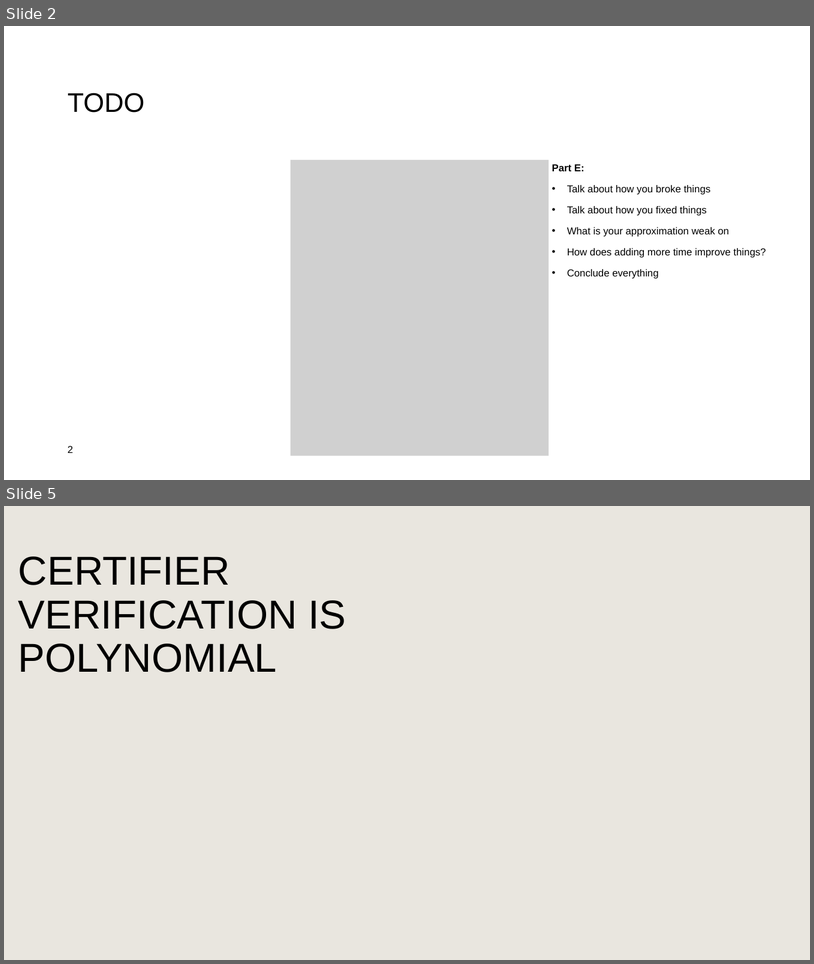
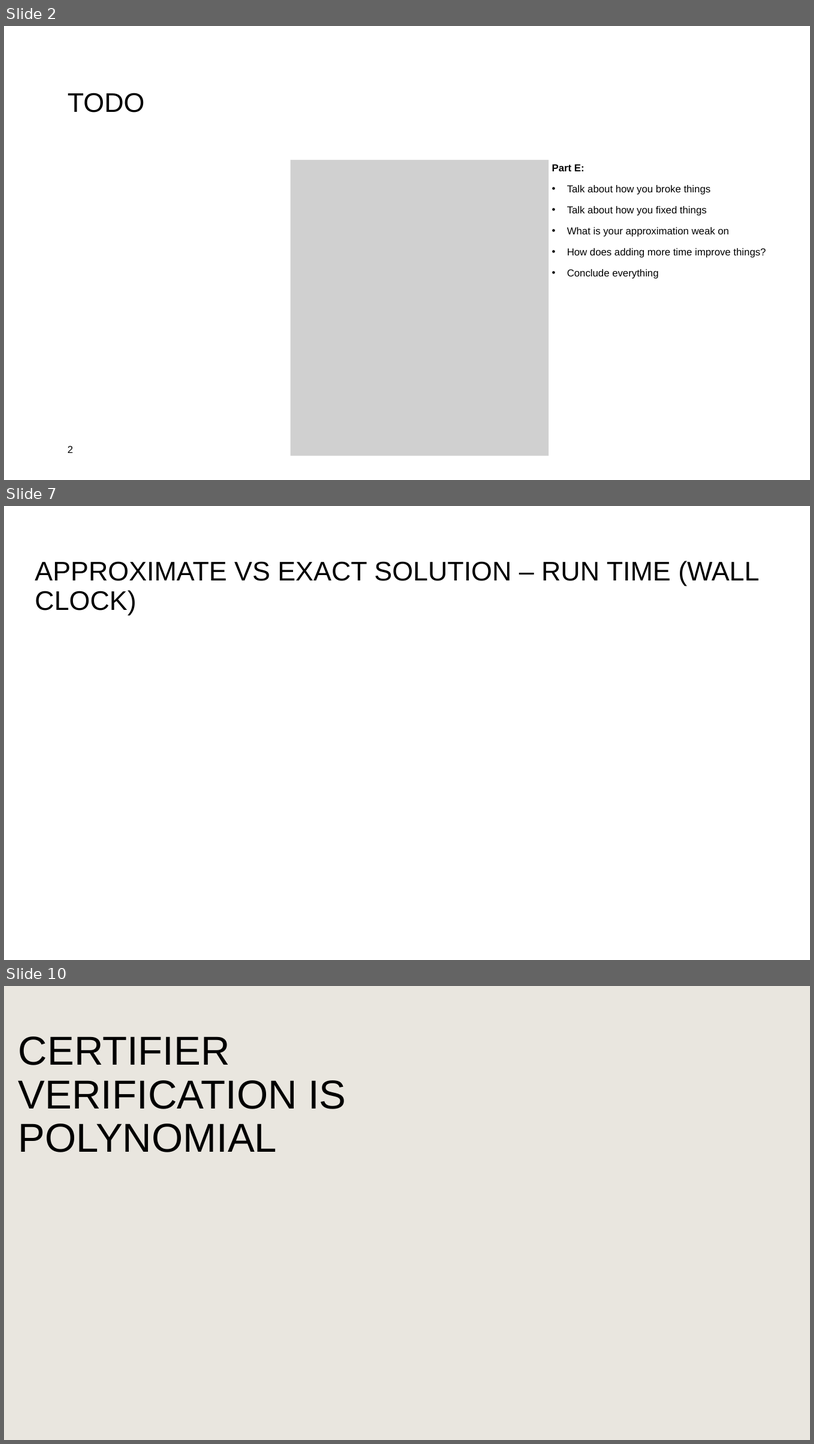
Before and after one commit to PictureOfGray/CS412-Team-NAME, a slide deck: presentations/TeamNAMETSP.pptx. Shown one above the other, each under a label of ours: slides 2 and 5 before the commit, slides 2, 7 and 10 after it; the slides between them are not shown. The pictures are 814x964 and 814x1444 pixels, drawn with LibreOffice and Linux fonts; fonts in the diff are those of the drawing; grey boxes stand for pictures; background and template pictures are left out. Boxes give left, top, right and bottom in pixels: in the first picture for what was removed or moved away, otherwise in the second. Text is boxed around its words. In the diff, an @@ line names an element or a change of style, - is before the commit and + after.

```diff
--- a/presentations/TeamNAMETSP.pptx
+++ b/presentations/TeamNAMETSP.pptx
@@ slide 7 added at (4,506,810,960), background #FFFFFF @@
@@ title added at (35,561,759,615), 32 pt, text #000000 @@
+APPROXIMATE VS EXACT SOLUTION – RUN TIME (WALL CLOCK)
@@ what was slide 5 is now slide 10 @@
```
Also in this commit, not shown: 6 other slides added, 2 slides removed, 3 other files.
